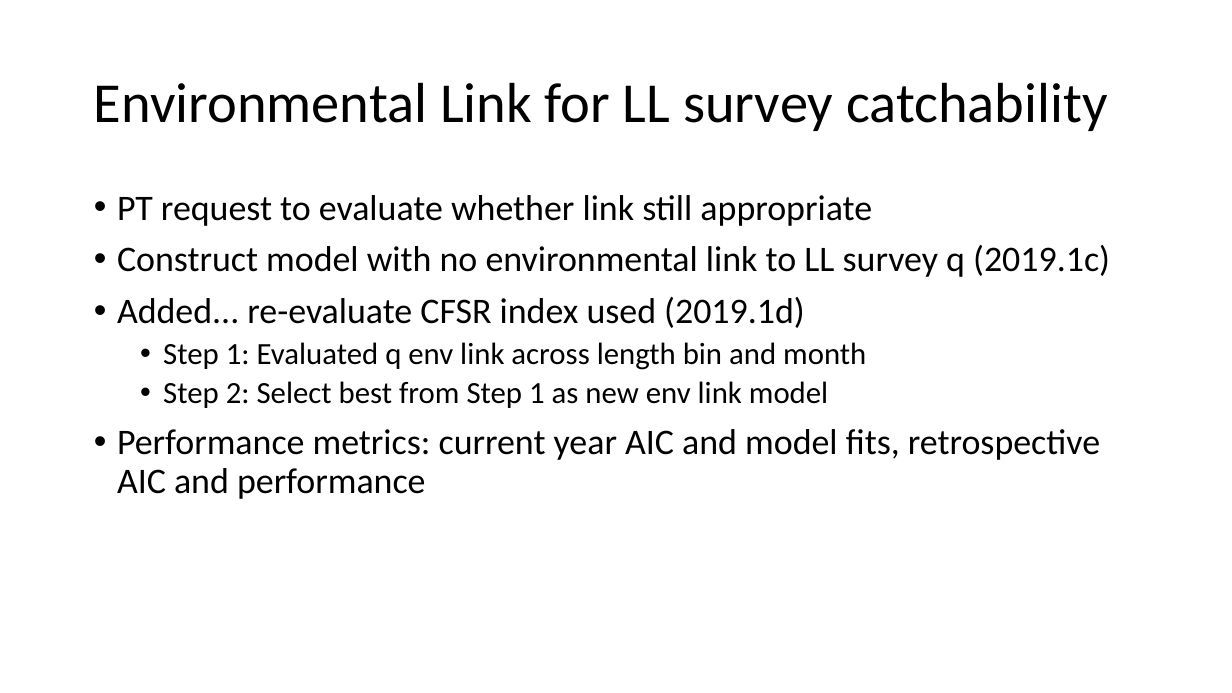
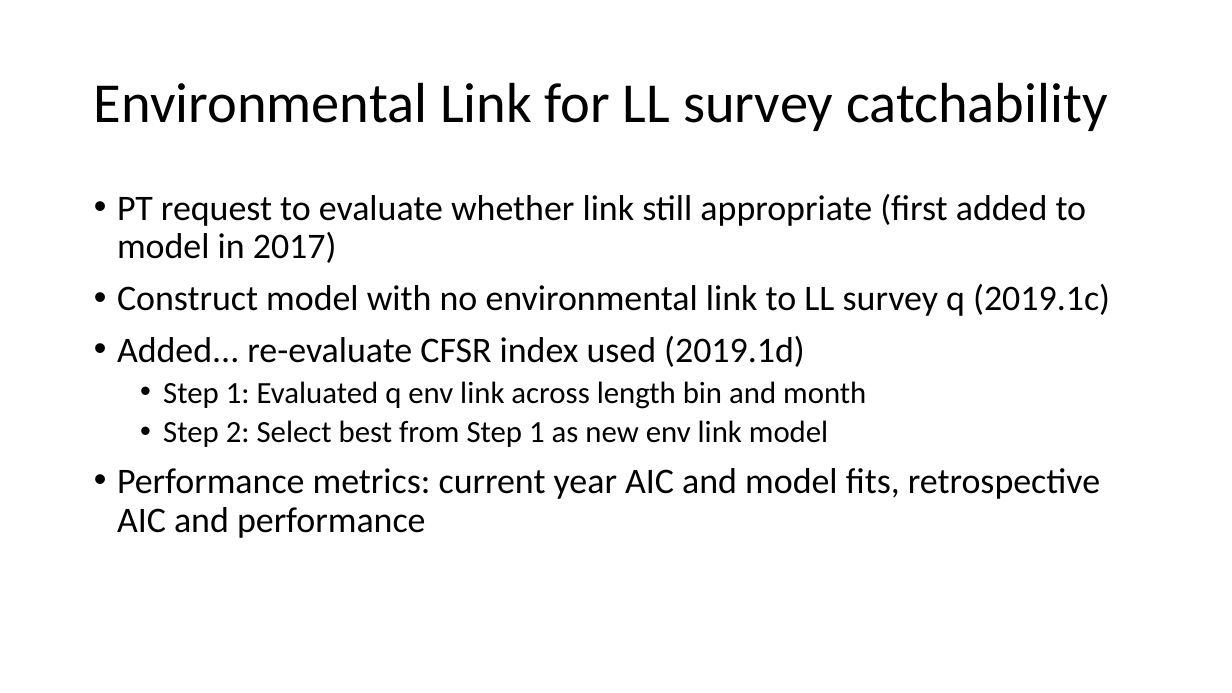
Before and after one commit to pete-hulson/goa_pcod, a slide deck: slide 8 of 2023/presentation/goa_pcod_sept23.pptx. Drawn at 1232x693 pixels with LibreOffice and Linux fonts; fonts in the diff are those of the drawing. Boxes give left, top, right and bottom in pixels: in the first picture for what was removed or moved away, otherwise in the second. Text is boxed around its words. In the diff, an @@ line names an element or a change of style, - is before the commit and + after.

```diff
--- a/2023/presentation/goa_pcod_sept23.pptx
+++ b/2023/presentation/goa_pcod_sept23.pptx
@@ text at (x1=117, y1=194, x2=1087, y2=263): text changed @@
-• PT request to evaluate whether link still appropriate
+• PT request to evaluate whether link still appropriate (first added to model in 2017)
```
Also in this commit, not shown: 2 other slides changed, 3 other files.
